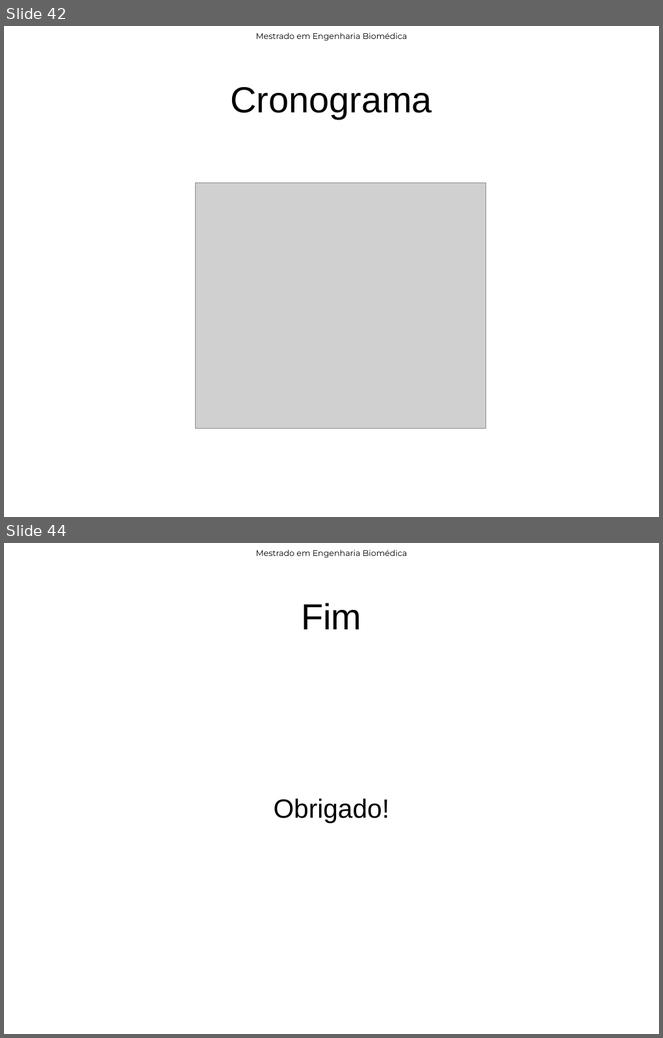
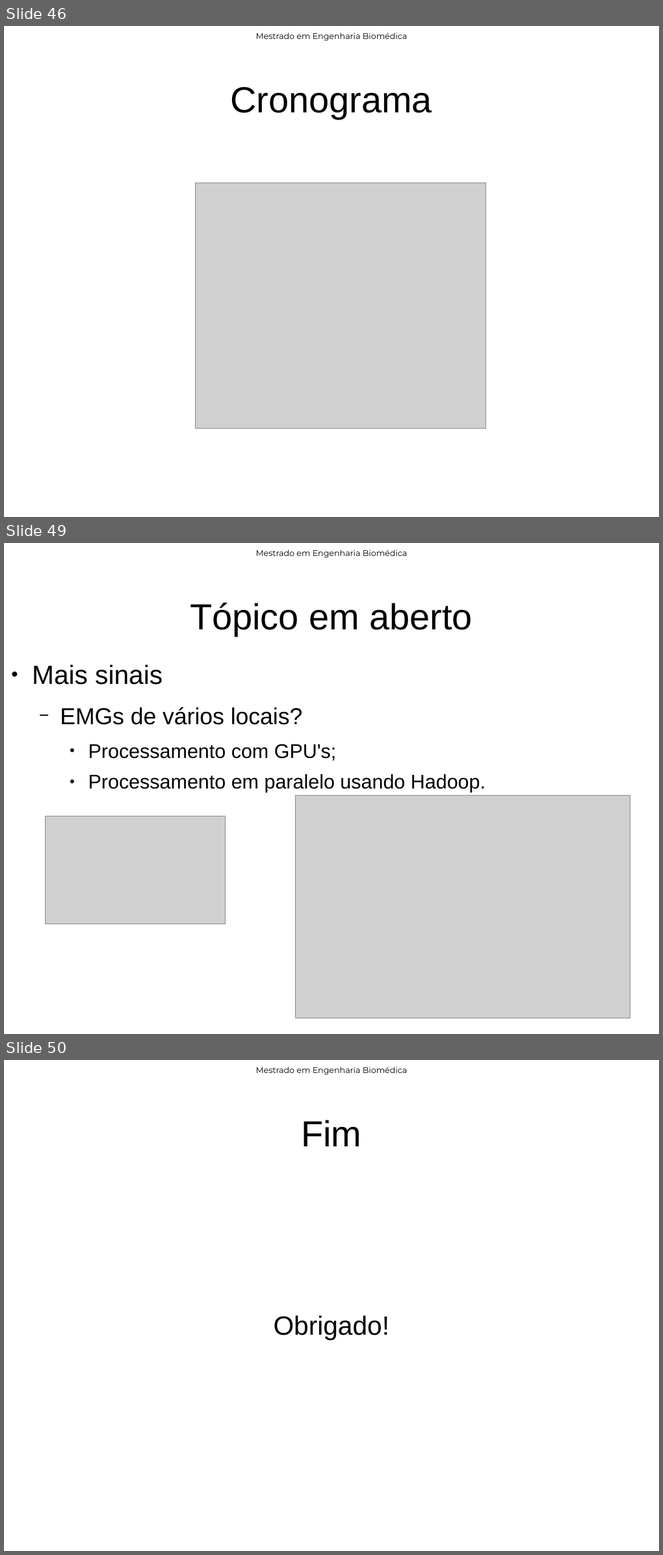
Before and after one commit to rob-nn/dissertation, a slide deck: qualify/qualify.odp. Shown one above the other, each under a label of ours: slides 42 and 44 before the commit, slides 46, 49 and 50 after it; the slides between them are not shown. The pictures are 663x1038 and 663x1555 pixels, drawn with LibreOffice and Linux fonts; fonts in the diff are those of the drawing; grey boxes stand for pictures; background and template pictures are left out. Boxes give left, top, right and bottom in pixels: in the first picture for what was removed or moved away, otherwise in the second. Text is boxed around its words. In the diff, an @@ line names an element or a change of style, - is before the commit and + after.

```diff
--- a/qualify/qualify.odp
+++ b/qualify/qualify.odp
@@ slide 49 added at (4, 543, 659, 1034), background #FFFFFF; not listed: 1 template element that a slide beside it also shows @@
@@ title added at (190, 603, 473, 636), 44 pt, text #000000 @@
+Tópico em aberto
@@ text added at (32, 665, 486, 793), 24 pt, text #000000 @@
+● Mais sinais
+  − EMGs de vários locais?
+    ● Processamento com GPU's;
+    ● Processamento em paralelo usando Hadoop.
@@ picture added at (295, 796, 630, 1019) @@
@@ picture added at (46, 817, 225, 924) @@
@@ what was slide 42 is now slide 46 @@
@@ what was slide 44 is now slide 50 @@
```
Also in this commit, not shown: 19 slides changed, 5 other slides added, 18 other files.
